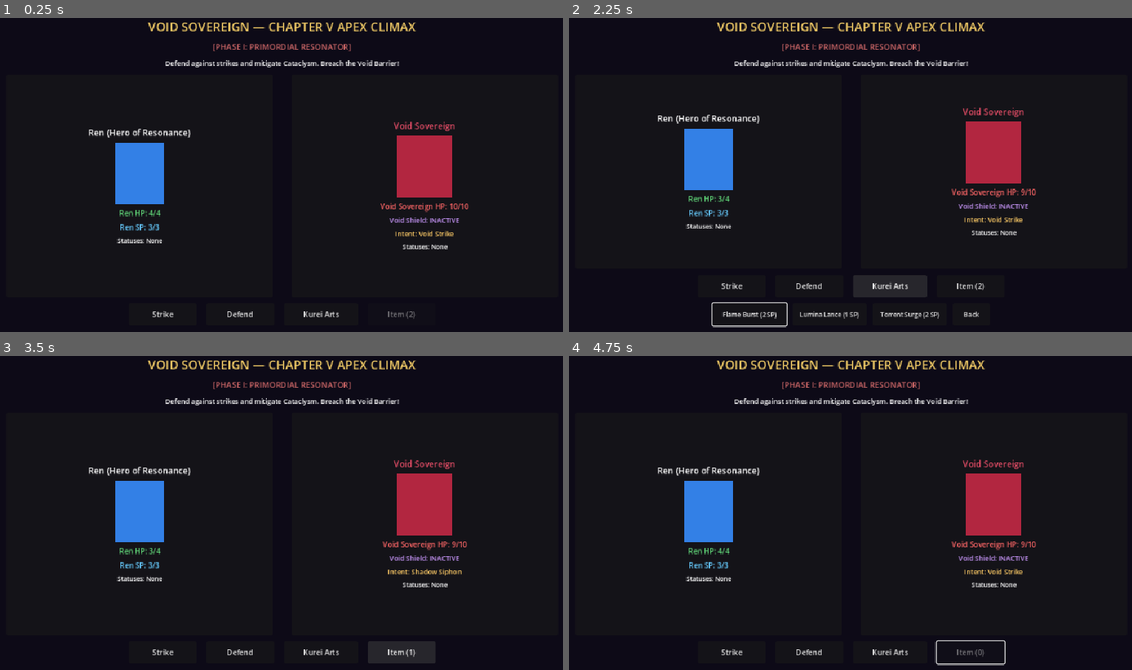
Above: before the commit, frames 1-4 (two rows, left to right).
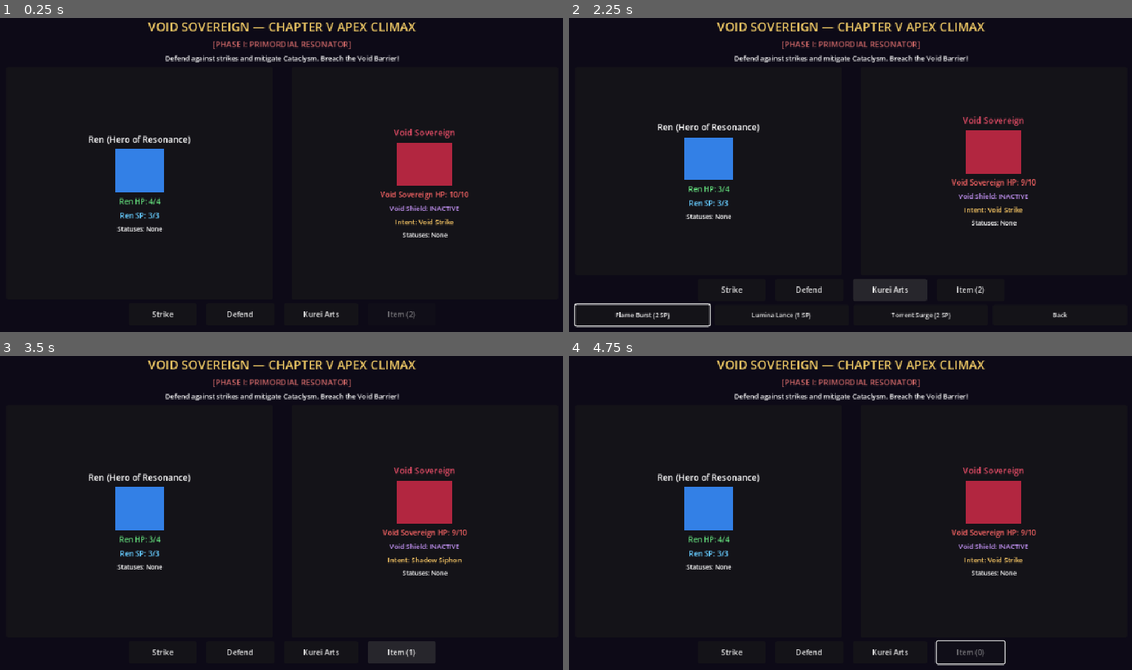
Above: after the commit, the same moments.

Repository: 5gcrg/Soulbound-Overworld
Game: Godot game, scene res://scenes/combat/boss_encounter.tscn
Two runs of this game, one before a commit and one after it. Both use one fixed random seed, a clock stepped at 60 frames per second and the inputs below. This scene is started directly instead of the project's main scene.
Inputs (mouse positions are in pixels of both pictures, inside the frame that each line leads up to):
- Up to frame 1 (0.25 s): no input
- Up to frame 2 (2.25 s): click "Strike" at 0.5 s; click "Defend" at 1.25 s; click "Kurei Arts" at 2 s
- Up to frame 3 (3.5 s): click "Item (2)" at 2.75 s
- Up to frame 4 (4.75 s): click "Item (1)" at 3.5 s; tap Enter (ui_accept) at 4.25, 4.52 s; move the mouse to (979, 494) at 4.27 s; hold Right (move_right) from 4.28 s (still down); hold Q (shift_dimension) from 4.28 s (still down); click (979, 494) at 4.42 s

The runs differ from the first frame. In frame 1, 4.4% of the frame differs, in the area x 15-84%, y 7-74%; in frame 2, 6.4%, in the area x 0-89%, y 7-99%; in frame 3, 4.4%; in frame 4, 4.4%.

Commit message:
fix(combat): boss menu viewport safety and layout audit [REVIEW_PENDING_CODEX]

Diff:
--- a/scenes/combat/boss_encounter.gd
+++ b/scenes/combat/boss_encounter.gd
@@ -165,12 +165,8 @@
 	return SUPPORTED_BOSS_SKILLS.has(skill_id)
 
 func get_equipped_active_skills() -> Array[StringName]:
-	if kurei_tree != null and not kurei_tree.equipped_skills.is_empty():
-		var list: Array[StringName] = []
-		for sid in kurei_tree.equipped_skills:
-			if kurei_tree.is_skill_active(sid):
-				list.append(sid)
-		return list
+	if kurei_tree != null:
+		return kurei_tree.get_equipped_active_skills()
 	var defaults: Array[StringName] = []
 	for sid in KureiTree.STARTER_SKILLS:
 		defaults.append(sid)
@@ -197,13 +193,18 @@
 	for sid in skills:
 		var btn := Button.new()
 		btn.name = "SkillBtn_" + String(sid)
-		btn.custom_minimum_size = Vector2(120, 36)
+		btn.custom_minimum_size = Vector2(130, 34)
+		btn.size_flags_horizontal = Control.SIZE_EXPAND_FILL
+		btn.autowrap_mode = TextServer.AUTOWRAP_WORD_SMART
 		btn.add_theme_font_size_override("font_size", 10)
 		btn.pressed.connect(func() -> void: request_action("kurei_" + String(sid)))
 		kurei_menu.add_child(btn)
 		if cancel_kurei_btn != null:
 			kurei_menu.move_child(btn, cancel_kurei_btn.get_index())
 		_active_skill_buttons[sid] = btn
+
+	if cancel_kurei_btn != null:
+		cancel_kurei_btn.size_flags_horizontal = Control.SIZE_EXPAND_FILL
 
 	if _active_skill_buttons.has(&"flame_burst"):
 		flame_burst_btn = _active_skill_buttons[&"flame_burst"]
@@ -246,6 +247,7 @@
 		# Explicit OD-003/004 boundary:
 		if not is_boss_skill_supported(sid):
 			btn.text = "%s (Boss effect pending design approval)" % sname
+			btn.tooltip_text = "%s: Boss effect pending design approval (OD-003/004)" % sname
 			btn.disabled = true
 		elif cd > 0:
 			btn.text = "%s (CD: %d)" % [sname, cd]
--- a/scenes/combat/boss_encounter.tscn
+++ b/scenes/combat/boss_encounter.tscn
@@ -31,7 +31,7 @@
 offset_bottom = -20.0
 grow_horizontal = 2
 grow_vertical = 2
-theme_override_constants/separation = 10
+theme_override_constants/separation = 6
 
 [node name="TitleLabel" type="Label" parent="VBoxContainer"]
 layout_mode = 2
@@ -101,7 +101,7 @@
 horizontal_alignment = 1
 
 [node name="RenSilhouette" type="ColorRect" parent="VBoxContainer/HBoxContainer/RenPanel/Margin/VBox"]
-custom_minimum_size = Vector2(80, 100)
+custom_minimum_size = Vector2(80, 70)
 layout_mode = 2
 size_flags_horizontal = 4
 color = Color(0.2, 0.5, 0.9, 1)
@@ -150,7 +150,7 @@
 horizontal_alignment = 1
 
 [node name="BossSilhouette" type="ColorRect" parent="VBoxContainer/HBoxContainer/BossPanel/Margin/VBox"]
-custom_minimum_size = Vector2(90, 100)
+custom_minimum_size = Vector2(90, 70)
 layout_mode = 2
 size_flags_horizontal = 4
 color = Color(0.7, 0.15, 0.25, 1)
@@ -211,34 +211,39 @@
 theme_override_font_sizes/font_size = 12
 text = "Item"
 
-[node name="KureiMenu" type="HBoxContainer" parent="VBoxContainer"]
-visible = false
-layout_mode = 2
-theme_override_constants/separation = 10
-alignment = 1
+[node name="KureiMenu" type="GridContainer" parent="VBoxContainer"]
+visible = false
+layout_mode = 2
+theme_override_constants/h_separation = 8
+theme_override_constants/v_separation = 6
+columns = 4
 
 [node name="FlameBurstButton" type="Button" parent="VBoxContainer/KureiMenu"]
 custom_minimum_size = Vector2(130, 34)
 layout_mode = 2
-theme_override_font_sizes/font_size = 11
+size_flags_horizontal = 3
+theme_override_font_sizes/font_size = 10
 text = "Flame Burst (2 SP)"
 
 [node name="LuminaLanceButton" type="Button" parent="VBoxContainer/KureiMenu"]
 custom_minimum_size = Vector2(130, 34)
 layout_mode = 2
-theme_override_font_sizes/font_size = 11
+size_flags_horizontal = 3
+theme_override_font_sizes/font_size = 10
 text = "Lumina Lance (1 SP)"
 
 [node name="TorrentSurgeButton" type="Button" parent="VBoxContainer/KureiMenu"]
 custom_minimum_size = Vector2(130, 34)
 layout_mode = 2
-theme_override_font_sizes/font_size = 11
+size_flags_horizontal = 3
+theme_override_font_sizes/font_size = 10
 text = "Torrent Surge (2 SP)"
 
 [node name="CancelKureiButton" type="Button" parent="VBoxContainer/KureiMenu"]
-custom_minimum_size = Vector2(60, 34)
-layout_mode = 2
-theme_override_font_sizes/font_size = 11
+custom_minimum_size = Vector2(70, 34)
+layout_mode = 2
+size_flags_horizontal = 3
+theme_override_font_sizes/font_size = 10
 text = "Back"
 
 [node name="ContinueButton" type="Button" parent="VBoxContainer"]
--- a/tests/headless/boss_combat_test.gd
+++ b/tests/headless/boss_combat_test.gd
@@ -197,16 +197,37 @@
 	# Open Kurei menu
 	boss_dyn.kurei_btn.pressed.emit()
 	_check(boss_dyn.kurei_menu.visible == true, "Boss Kurei menu visible after toggle")
+	_check(boss_dyn.kurei_menu is GridContainer, "Boss Kurei menu uses GridContainer layout")
+	_check((boss_dyn.kurei_menu as GridContainer).columns == 4, "Boss Kurei menu configured with 4 columns")
 	_check(boss_dyn._active_skill_buttons.size() == 6, "Boss Kurei menu has 6 dynamic buttons for 6 equipped skills")
 	_check(boss_dyn._active_skill_buttons.has(&"void_shift") == false, "Unequipped void_shift not in Boss menu")
 
-	# Check starter buttons are enabled
+	# Viewport safety at 960x540 (text_scale 1.0)
+	var vbox: VBoxContainer = boss_dyn.get_node("VBoxContainer") as VBoxContainer
+	var vbox_rect: Rect2 = vbox.get_global_rect()
+	var menu_rect: Rect2 = boss_dyn.kurei_menu.get_global_rect()
+	_check(vbox_rect.position.x >= 0 and vbox_rect.position.y >= 0 and vbox_rect.end.x <= 960 and vbox_rect.end.y <= 540,
+		"BossEncounter VBoxContainer stays inside 960x540 at 1.0x (rect=%s)" % vbox_rect)
+	_check(menu_rect.position.x >= 0 and menu_rect.position.y >= 0 and menu_rect.end.x <= 960 and menu_rect.end.y <= 540,
+		"BossEncounter KureiMenu stays inside 960x540 at 1.0x (rect=%s)" % menu_rect)
+
+	# Check starter buttons are enabled and within viewport
 	var fb_btn: Button = boss_dyn._active_skill_buttons[&"flame_burst"]
 	var ll_btn: Button = boss_dyn._active_skill_buttons[&"lumina_lance"]
 	var ts_btn: Button = boss_dyn._active_skill_buttons[&"torrent_surge"]
 	_check(fb_btn != null and fb_btn.disabled == false, "Starter flame_burst button enabled in BossEncounter")
 	_check(ll_btn != null and ll_btn.disabled == false, "Starter lumina_lance button enabled in BossEncounter")
 	_check(ts_btn != null and ts_btn.disabled == false, "Starter torrent_surge button enabled in BossEncounter")
+	_check(boss_dyn.cancel_kurei_btn != null and boss_dyn.cancel_kurei_btn.disabled == false, "Cancel button enabled in BossEncounter")
+	var cancel_rect: Rect2 = boss_dyn.cancel_kurei_btn.get_global_rect()
+	_check(cancel_rect.position.x >= 0 and cancel_rect.position.y >= 0 and cancel_rect.end.x <= 960 and cancel_rect.end.y <= 540,
+		"Cancel button reachable inside 960x540 at 1.0x (rect=%s)" % cancel_rect)
+
+	# Keyboard navigation verification: starter skills and Cancel reachable
+	fb_btn.grab_focus()
+	_check(fb_btn.has_focus(), "Starter flame_burst button receives keyboard focus")
+	boss_dyn.cancel_kurei_btn.grab_focus()
+	_check(boss_dyn.cancel_kurei_btn.has_focus(), "Cancel button receives keyboard focus")
 
 	# Check advanced buttons are disabled with explicit OD-003/004 notice
 	var sf_btn: Button = boss_dyn._active_skill_buttons[&"solar_flare"]
@@ -248,6 +269,20 @@
 
 	boss_dyn.queue_free()
 
+	# Regression test: Empty equipped loadout normalization in BossEncounter prevents visible-but-unusable menu
+	var boss_empty: BossEncounter = boss_scene.instantiate() as BossEncounter
+	root.add_child(boss_empty)
+	await process_frame
+	var empty_boss_tree := KureiTree.new()
+	empty_boss_tree.equipped_skills.clear()
+	boss_empty.kurei_tree = empty_boss_tree
+	boss_empty.kurei_btn.pressed.emit()
+	_check(boss_empty.kurei_menu.visible == true, "Boss Kurei menu visible with empty_boss_tree")
+	_check(boss_empty._active_skill_buttons.size() == 3, "Boss menu displays 3 starter buttons via normalization")
+	var boss_empty_cast_ok: bool = boss_empty.request_action(&"kurei_flame_burst")
+	_check(boss_empty_cast_ok == true, "request_action for visible flame_burst succeeds on normalized tree in BossEncounter")
+	boss_empty.queue_free()
+
 	if _failures == 0:
 		print("--- SBL-W11-002 Multi-Phase Boss Encounter Test Suite PASSED ---")
 		quit(0)
--- a/tests/headless/layout_audit_test.gd
+++ b/tests/headless/layout_audit_test.gd
@@ -39,6 +39,9 @@
 			for sub in child.get_children():
 				if sub is PanelContainer:
 					return sub as Control
+	for child in node.get_children():
+		if child is VBoxContainer:
+			return child as Control
 	return null
 
 func _get_scroll_containers(node: Node) -> Array[ScrollContainer]:
@@ -119,7 +122,17 @@
 			var em := EndingManager.new()
 			em.choose_ending("transcendence")
 			m.configure("transcendence", em, CharacterStats.new(), AssessmentController.new())
-			return m
+			return m,
+		"BossEncounter": func() -> Control:
+			var b: BossEncounter = load("res://scenes/combat/boss_encounter.tscn").instantiate() as BossEncounter
+			var tree := KureiTree.new()
+			tree.sync_with_level(10)
+			tree.unlock_skill(&"solar_flare")
+			tree.unlock_skill(&"celestial_prism")
+			tree.unlock_skill(&"glacial_aegis")
+			b.kurei_tree = tree
+			b.kurei_btn.pressed.emit()
+			return b
 	}
 
 	# 1. Audit at text_scale 1.0
